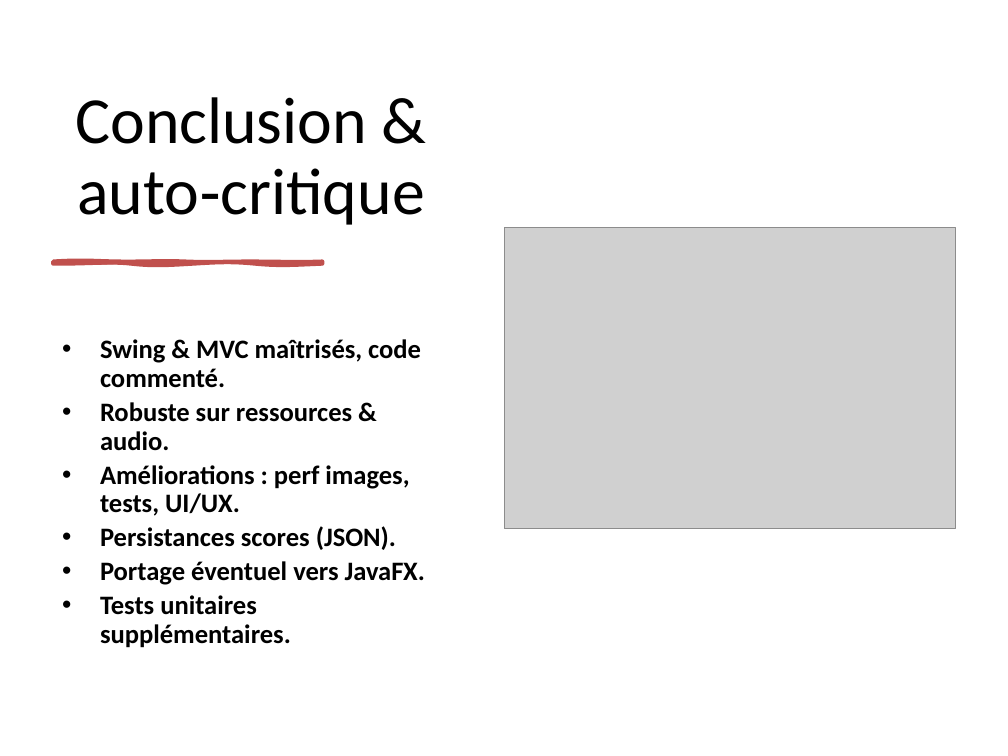
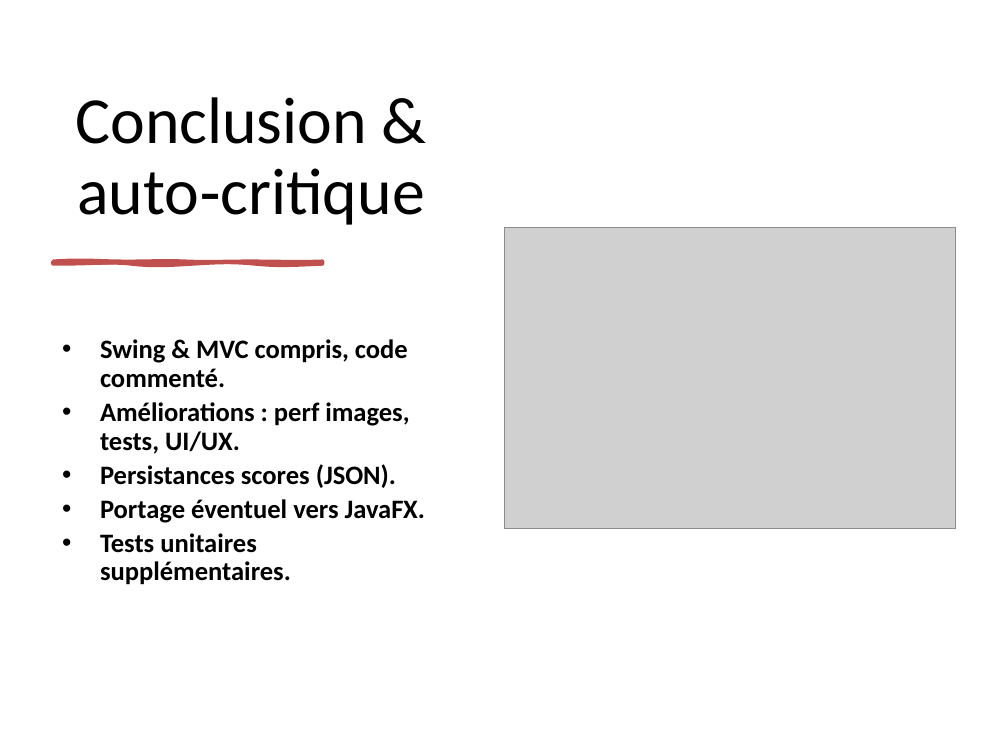
Before and after one commit to Bobyte5923/SoundOfWorld, a slide deck: slide 10 of SoundOfWorld.pptx (slide 16 before the commit). Drawn at 1008x756 pixels with LibreOffice and Linux fonts; fonts in the diff are those of the drawing; grey boxes stand for pictures. Boxes give left, top, right and bottom in pixels: in the first picture for what was removed or moved away, otherwise in the second. Text is boxed around its words. In the diff, an @@ line names an element or a change of style, - is before the commit and + after.

```diff
--- a/SoundOfWorld.pptx
+++ b/SoundOfWorld.pptx
@@ text at (100,339,408,388): text changed @@
-• Swing & MVC maîtrisés, code commenté.
-• Robuste sur ressources & audio.
+• Swing & MVC compris, code commenté.
```
Also in this commit, not shown: 5 other slides changed, 6 slides removed.
